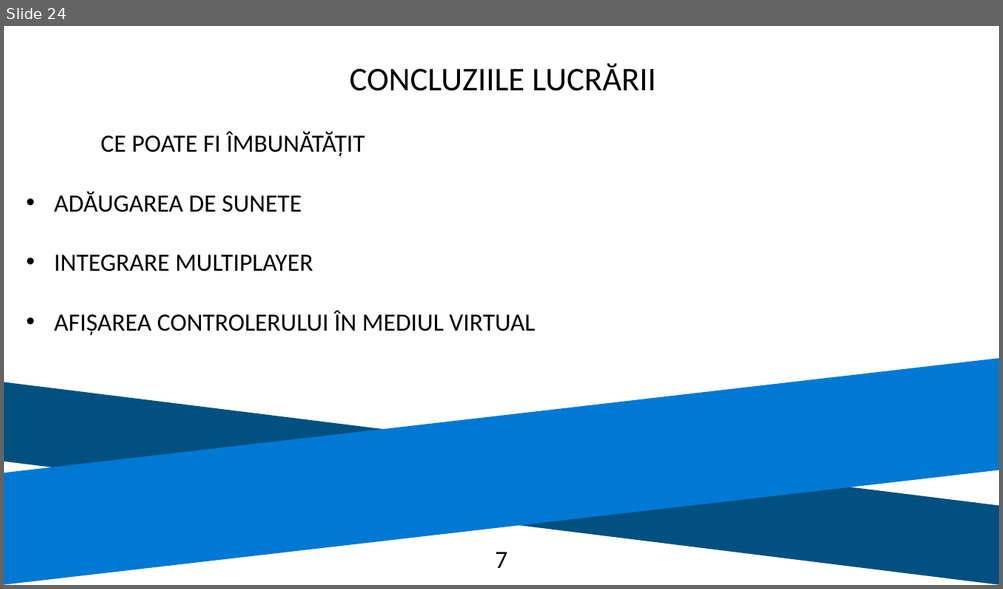
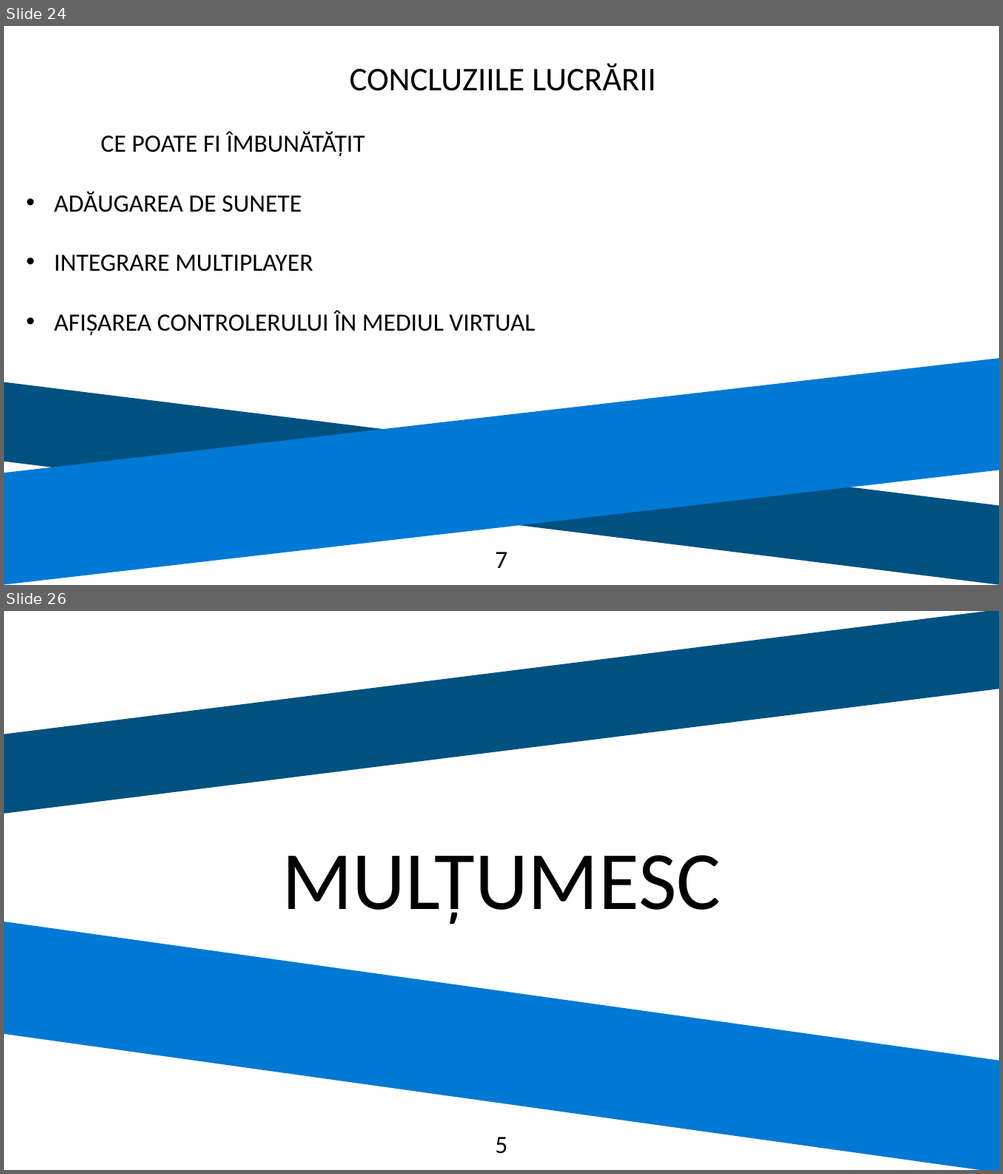
Before and after one commit to codrinalex1994/Licenta2019MarianAlexandruDaniel, a slide deck: Licenta2019MarianAlexandruDaniel/Licenta EscapeRoom.pptx. Shown one above the other, each under a label of ours: slide 24 before the commit, slides 24 and 26 after it; the slides between them are not shown. The pictures are 1003x589 and 1003x1174 pixels, drawn with LibreOffice and Linux fonts; fonts in the diff are those of the drawing. Boxes give left, top, right and bottom in pixels: in the first picture for what was removed or moved away, otherwise in the second. Text is boxed around its words. In the diff, an @@ line names an element or a change of style, - is before the commit and + after.

```diff
--- a/Licenta2019MarianAlexandruDaniel/Licenta EscapeRoom.pptx
+++ b/Licenta2019MarianAlexandruDaniel/Licenta EscapeRoom.pptx
@@ slide 26 added at [4, 611, 999, 1170], background #FFFFFF @@
@@ rectangle added at [4, 611, 999, 818], fill #005180 @@
@@ text added at [282, 855, 720, 924], 80 pt, text #000000 @@
+MULȚUMESC
@@ rectangle added at [4, 917, 999, 1170], fill #0079D4 @@
@@ text added at [495, 1137, 507, 1154], 24 pt, text #000000 @@
+5
```
Also in this commit, not shown: 1 other slide added.
